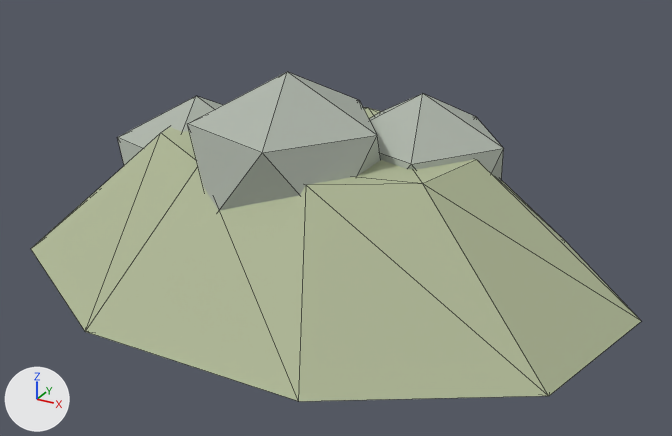
Renders of the glTF model public/models/hill.glb from each side of a commit.
Rendered twice from a 50 mm camera at (9.33, -16.01, 9.21) aimed at (0.66, -0.24, 1.32). The lights are fixed; the arrows at lower left show +X, +Y and +Z. The picture after the commit comes second. Mesh edges are drawn as thin lines. Where no turn or scale is listed for an object, it has been applied to the vertices. Vertices at exactly the same position are counted once.
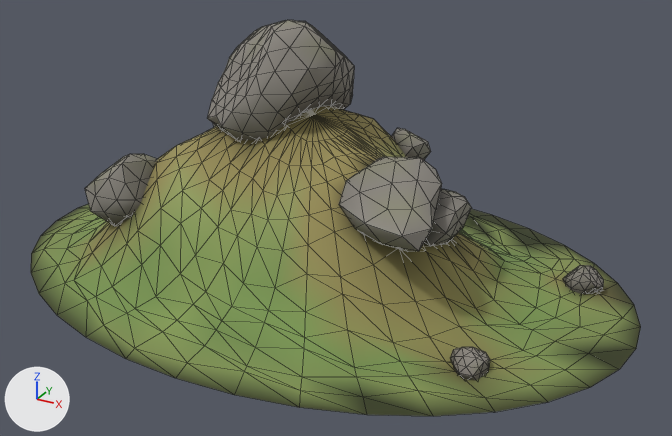
Pixel boxes (x1, y1, x2, y2) of what changed, in the pictures (672 x 436 px):
'Cone.003', recoloured, reshaped, moved, rescaled: before (31, 108, 641, 401); after (31, 106, 641, 416)
'Granite outcrops', added: after (85, 20, 604, 380)
'Icosphere.002', deleted: before (188, 72, 381, 210)
'Icosphere.001', deleted: before (369, 94, 504, 181)
'Icosphere', deleted: before (117, 96, 222, 165)

What changed in the scene script:
```text
Change mat_hillgrass:
    where n0 = _N.new('ShaderNodeBsdfPrincipled'); n0.name = 'Principled BSDF'
    remove n0.inputs[0].default_value = (0.44, 0.49, 0.31, 1.0)  # 'Base Color', greyish green #b1ba97
    n0.inputs[2].default_value: 0.72 -> 0.95  # 'Roughness'
    add n2 = _N.new('ShaderNodeMix'); n2.name = 'Mix'
    add n2.data_type = 'RGBA'
    add n2.blend_type = 'MULTIPLY'
    add n2.inputs[0].default_value = 1.0  # 'Factor'
    add n2.inputs[7].default_value = (0.42, 0.43, 0.21, 1.0)  # 'B', beige #adaf7e
    add n3 = _N.new('ShaderNodeVertexColor'); n3.name = 'Color Attribute'
    add _L.new(n2.outputs[2], n0.inputs[0])  # 'Result' to 'Base Color'
    add _L.new(n3.outputs[0], n2.inputs[6])  # 'Color' to 'A'
Change mat_granite:
    where n0 = _N.new('ShaderNodeBsdfPrincipled'); n0.name = 'Principled BSDF'
    remove n0.inputs[0].default_value = (0.42, 0.46, 0.4, 1.0)  # 'Base Color', grey #adb5aa
    n0.inputs[2].default_value: 0.72 -> 0.88  # 'Roughness'
    add n2 = _N.new('ShaderNodeMix'); n2.name = 'Mix'
    add n2.data_type = 'RGBA'
    add n2.blend_type = 'MULTIPLY'
    add n2.inputs[0].default_value = 1.0  # 'Factor'
    add n2.inputs[7].default_value = (0.3, 0.285, 0.26, 1.0)  # 'B', grey #95918b
    add n3 = _N.new('ShaderNodeVertexColor'); n3.name = 'Color Attribute'
    add _L.new(n2.outputs[2], n0.inputs[0])  # 'Result' to 'Base Color'
    add _L.new(n3.outputs[0], n2.inputs[6])  # 'Color' to 'A'
Change me_cone_003:
    used by ob_cone_003; parent = ob_hill; location = (0.0, 0.0, 1.45); scale = (7.0, 5.0, 1.0)
    remove me_cone_003.from_pydata(...)  # 18 vertices, 32 faces; spans x -0.98..0.98, y -0.94..1.0, z -1.45..1.45
    add me_cone_003.from_pydata(...)  # 433 vertices, 828 faces; spans x -7.0..7.0, y -5.0..5.0, z -0.12..3.63
    me_cone_003 part 1: 18 vertices removed from x -0.98..0.98, y -0.94..1.0, z -1.45..1.45; 433 vertices added at x -7.0..7.0, y -5.0..5.0, z -0.12..3.63
Add me_granite_outcrops_001:
    me_granite_outcrops_001.from_pydata(...)  # 498 vertices, 960 faces; spans x -6.21..5.95, y -2.79..3.01, z -0.26..5.32
    me_granite_outcrops_001.materials.append(mat_granite)
Change ob_cone_003:
    ob_cone_003.scale: (7.0, 5.0, 1.0) -> (1.0, 1.0, 1.0)
    ob_cone_003.location: (0.0, 0.0, 1.45) -> (0.0, 0.0, 0.0)
Remove ob_icosphere:
    ob_icosphere = bpy.data.objects.new('Icosphere', me_icosphere)
    ob_icosphere.location = (-3.0, 0.0, 1.8)
Remove ob_icosphere_001:
    ob_icosphere_001 = bpy.data.objects.new('Icosphere.001', me_icosphere_001)
    ob_icosphere_001.location = (2.0, 1.0, 2.3)
Remove ob_icosphere_002:
    ob_icosphere_002 = bpy.data.objects.new('Icosphere.002', me_icosphere_002)
    ob_icosphere_002.location = (0.0, -1.0, 2.8)
Add ob_granite_outcrops:
    ob_granite_outcrops = bpy.data.objects.new('Granite outcrops', me_granite_outcrops_001)
    ob_granite_outcrops.location = (0.0, 0.0, 0.0)
```
